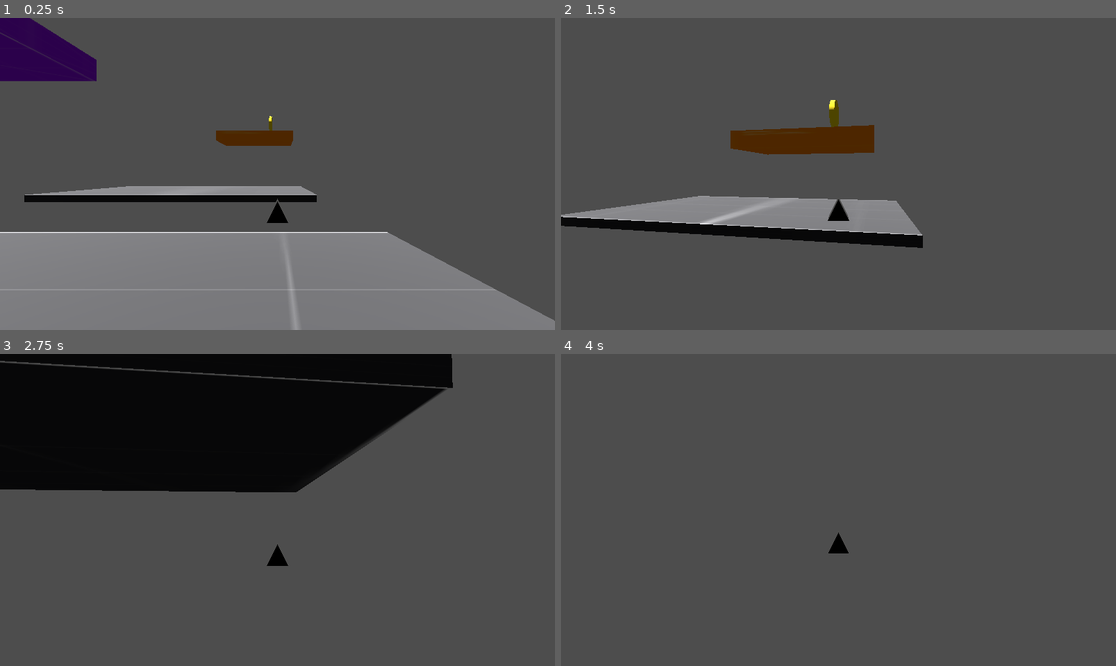
Above: before the commit, frames 1-4 (two rows, left to right).
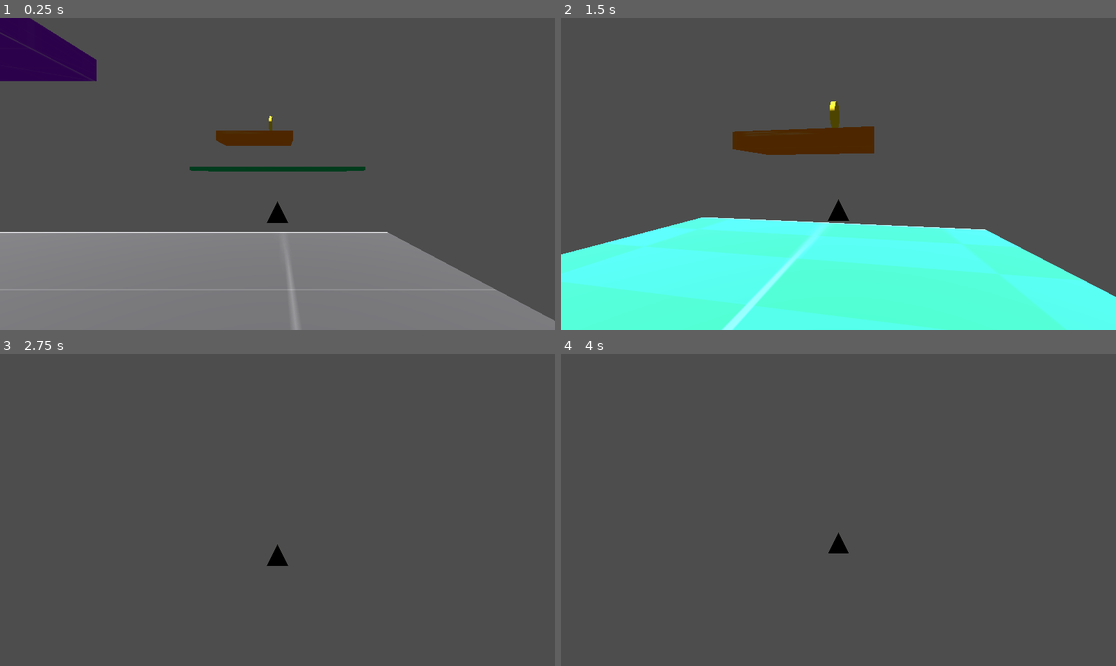
Above: after the commit, the same moments.

Repository: FelipeFik11/GRAYBOXING-Y-MOV-3D-ACT-7
Game: Godot game, scene res://nivel.tscn
Same seed, same stepped clock (60 frames per second), same inputs: the game is played once before the commit and once after it. The project has no main scene, so this scene is started directly.
Inputs (mouse positions are in pixels of both pictures, inside the frame that each line leads up to):
- Up to frame 1 (0.25 s): no input
- Up to frame 2 (1.5 s): tap Enter at 0.5 s; move the mouse to (866, 174) at 0.52 s; hold W (move_forward) from 0.53 s (still down); tap Space (jump) at 0.77 s; move the mouse to (810, 174) at 1.27 s
- Up to frame 3 (2.75 s): keep holding W (move_forward); tap Space (jump) at 1.52 s; move the mouse to (288, 503) at 2.02 s
- Up to frame 4 (4 s): keep holding W (move_forward); move the mouse to (832, 516) at 2.77 s; tap Space (jump) at 3.02, 3.5, 3.77 s; move the mouse to (877, 513) at 3.52 s

The runs differ from the first frame. In frame 1, 2.9% of the frame differs, in the area x 4-66%, y 47-60%; in frame 2, 35%, in the area x 0-100%, y 26-100%; in frame 3, 31%; in frame 4, nothing differs.

Commit message:
edicion de plataformas

Diff:
--- a/nivel.tscn
+++ b/nivel.tscn
@@ -33,6 +33,16 @@
 [sub_resource type="BoxShape3D" id="BoxShape3D_h06de"]
 size = Vector3(19.878357, 1, 9.822998)
 
+[sub_resource type="StandardMaterial3D" id="StandardMaterial3D_d04yg"]
+albedo_texture = ExtResource("4_u1w1e")
+
+[sub_resource type="BoxMesh" id="BoxMesh_u1w1e"]
+material = SubResource("StandardMaterial3D_d04yg")
+size = Vector3(5, 0.1, 3)
+
+[sub_resource type="BoxShape3D" id="BoxShape3D_sdrig"]
+size = Vector3(4.757202, 0.21066284, 2.7957764)
+
 [sub_resource type="StandardMaterial3D" id="StandardMaterial3D_e70fy"]
 albedo_texture = ExtResource("3_d04yg")
 
@@ -130,17 +140,17 @@
 transform = Transform3D(1, 0, 0, 0, 1, 0, 0, 0, 1, -0.0262146, 0, 0.067993164)
 shape = SubResource("BoxShape3D_h06de")
 
-[node name="plataforma2" type="Node3D" parent="." unique_id=1478494686]
-
-[node name="StaticBody3D" type="StaticBody3D" parent="plataforma2" unique_id=1048408804]
-
-[node name="MeshInstance3D" type="MeshInstance3D" parent="plataforma2/StaticBody3D" unique_id=1323554587]
-transform = Transform3D(1, 0, 0, 0, 1, 0, 0, 0, 1, 0, 0, -18.894123)
-mesh = SubResource("BoxMesh_wrbek")
-
-[node name="CollisionShape3D" type="CollisionShape3D" parent="plataforma2/StaticBody3D" unique_id=1217620655]
-transform = Transform3D(1, 0, 0, 0, 1, 0, 0, 0, 1, -0.0262146, 0, -19.039265)
-shape = SubResource("BoxShape3D_h06de")
+[node name="plataforma2" type="Node3D" parent="." unique_id=779976723]
+
+[node name="StaticBody3D" type="StaticBody3D" parent="plataforma2" unique_id=1754789067]
+
+[node name="MeshInstance3D" type="MeshInstance3D" parent="plataforma2/StaticBody3D" unique_id=575530962]
+transform = Transform3D(1, 0, 0, 0, 1, 0, 0, 0, 1, 7.29751, 1.828629, -7.2996225)
+mesh = SubResource("BoxMesh_u1w1e")
+
+[node name="CollisionShape3D" type="CollisionShape3D" parent="plataforma2/StaticBody3D" unique_id=1362222787]
+transform = Transform3D(1, 0, 0, 0, 1, 0, 0, 0, 1, 7.228194, 1.8129191, -7.199148)
+shape = SubResource("BoxShape3D_sdrig")
 
 [node name="plataforma5" type="Node3D" parent="." unique_id=1165238112]
 transform = Transform3D(1, 0, 0, 0, 1, 0, 0, 0, 1, -4.06966, 6.452532, -6.895604)
@@ -193,7 +203,7 @@
 shape = SubResource("BoxShape3D_vttml")
 
 [node name="moneda1" type="Area3D" parent="." unique_id=167271456]
-transform = Transform3D(1, 0, 0, 0, 1, 0, 0, 0, 1, 0.014382362, 16.769619, -0.71444416)
+transform = Transform3D(1, 0, 0, 0, 1, 0, 0, 0, 1, 0.014382362, 16.151745, -0.71444416)
 script = ExtResource("2_h06de")
 
 [node name="MeshInstance3D" type="MeshInstance3D" parent="moneda1" unique_id=1823937865]
